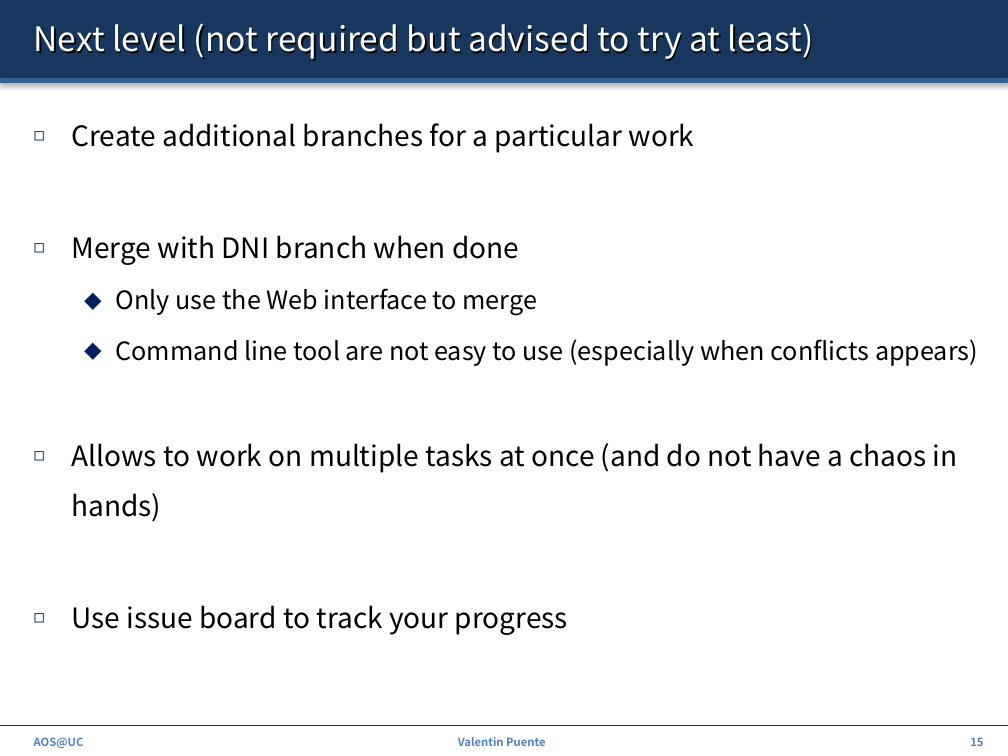
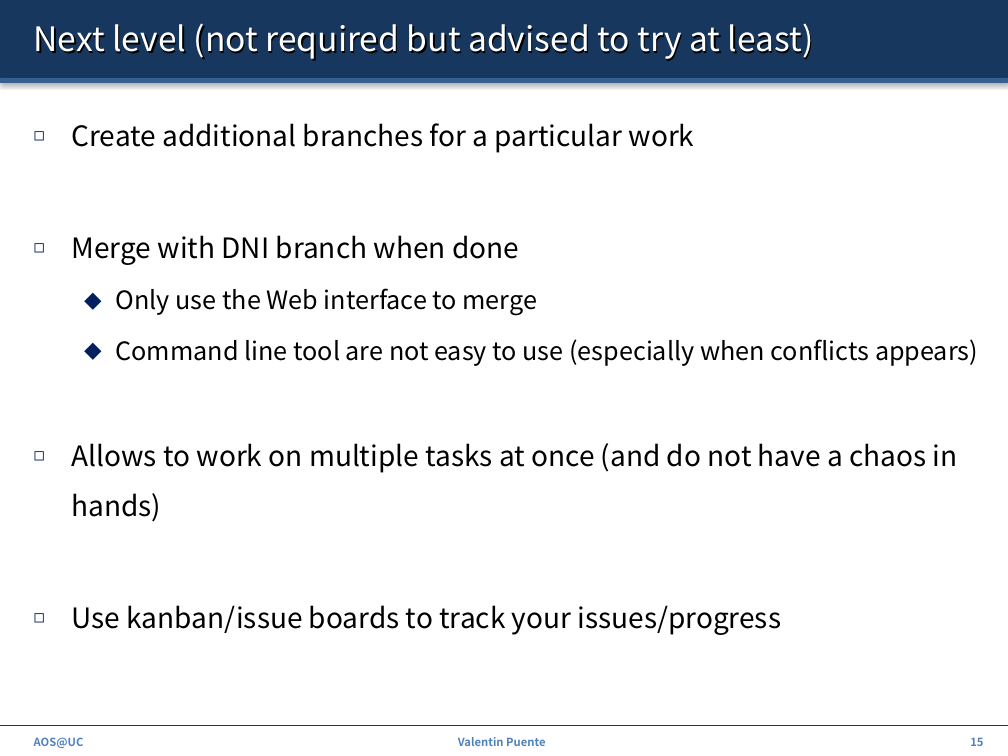
Before and after one commit to ZdravkoDimitrovArnaudov/AOS-XV6-RISCV, a slide deck: slide 15 of Info/00_Intro.pptx. Drawn at 1008x756 pixels with LibreOffice and Linux fonts; fonts in the diff are those of the drawing. Boxes give left, top, right and bottom in pixels: in the first picture for what was removed or moved away, otherwise in the second. Text is boxed around its words. In the diff, an @@ line names an element or a change of style, - is before the commit and + after.

```diff
--- a/Info/00_Intro.pptx
+++ b/Info/00_Intro.pptx
@@ text at [72,605,782,635]: text changed @@
-◻ Use issue board to track your progress
+◻ Use kanban/issue boards to track your issues/progress
```
Also in this commit, not shown: 2 other slides changed, 1 other file.
